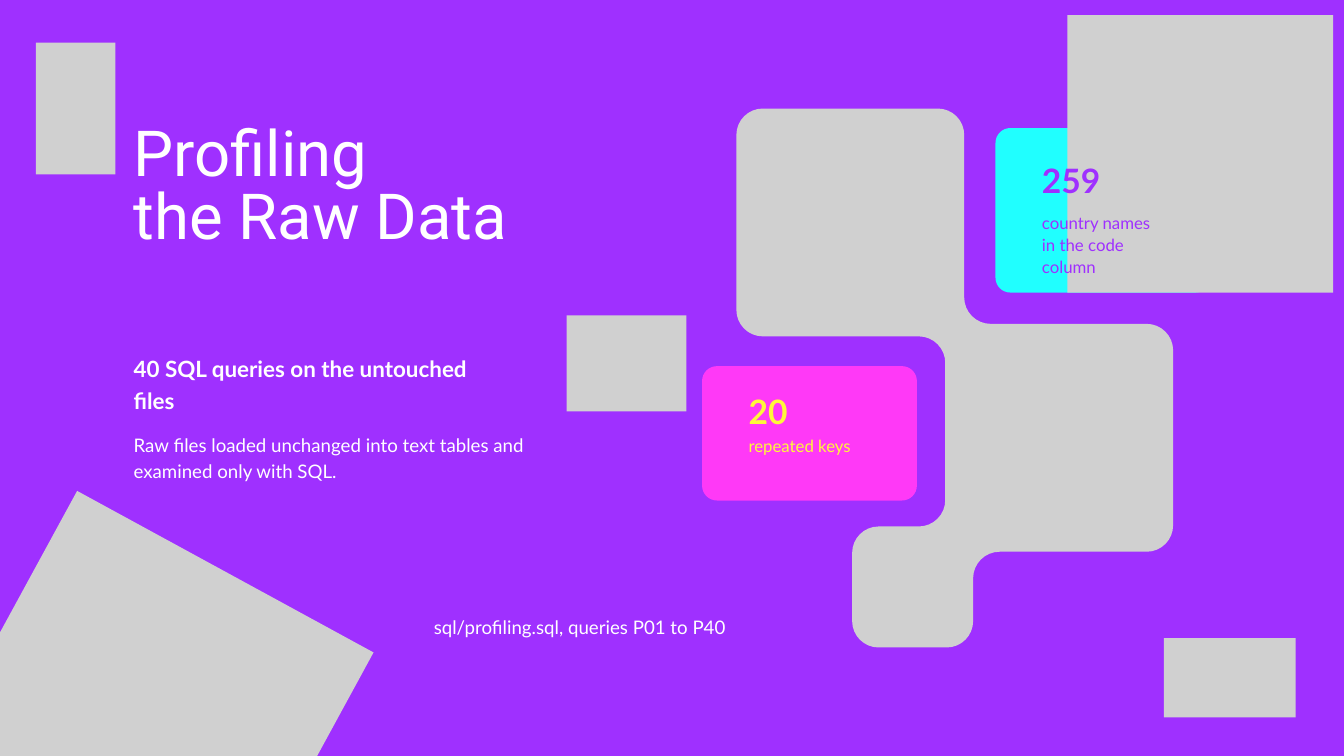
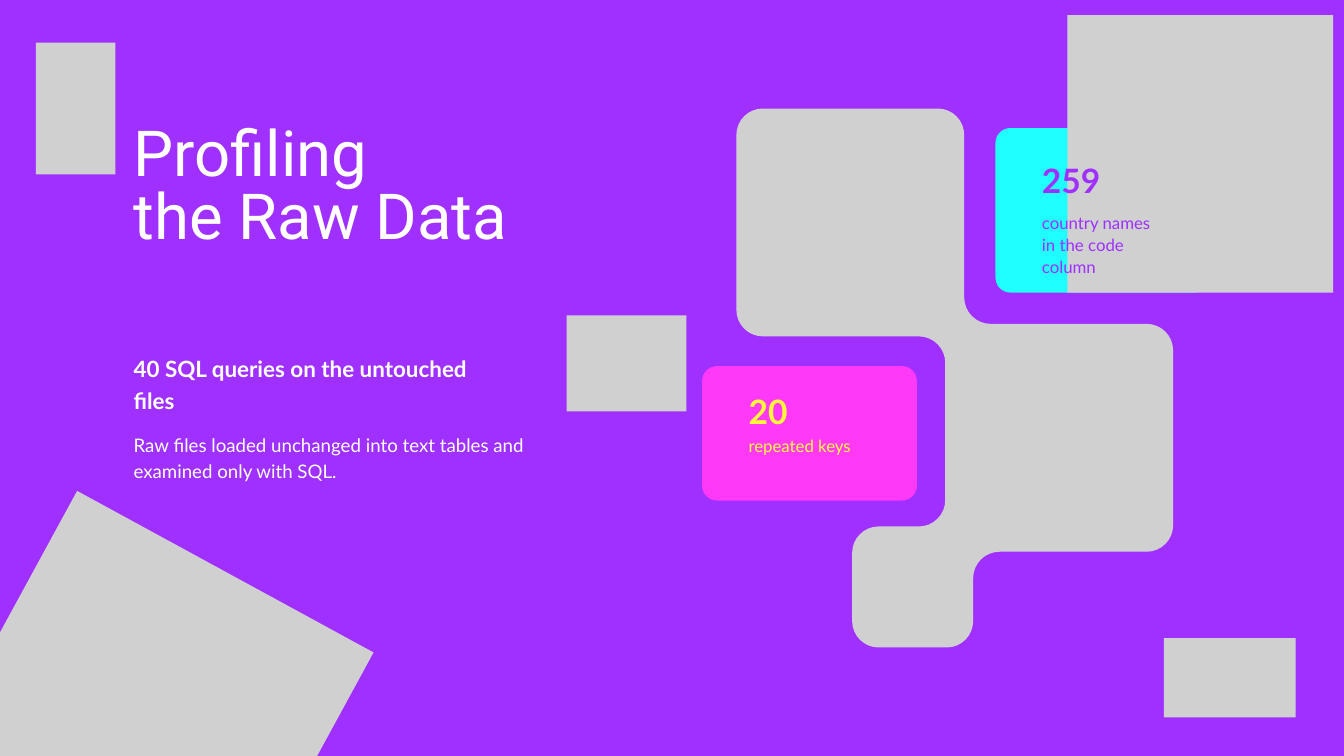
Before and after one commit to kkerekes-2005/Information_Technology_Project_Eurovision, a slide deck: slide 3 of docs/eurovision-presentation.pptx. Drawn at 1344x756 pixels with LibreOffice and Linux fonts; fonts in the diff are those of the drawing; grey boxes stand for pictures. Boxes give left, top, right and bottom in pixels: in the first picture for what was removed or moved away, otherwise in the second. Text is boxed around its words. In the diff, an @@ line names an element or a change of style, - is before the commit and + after.

```diff
--- a/docs/eurovision-presentation.pptx
+++ b/docs/eurovision-presentation.pptx
@@ text removed at box(434, 620, 726, 638) @@
-sql/profiling.sql, queries P01 to P40
```
Also in this commit, not shown: 8 other slides changed, 3 slides added, 4 slides removed, 38 other files.
